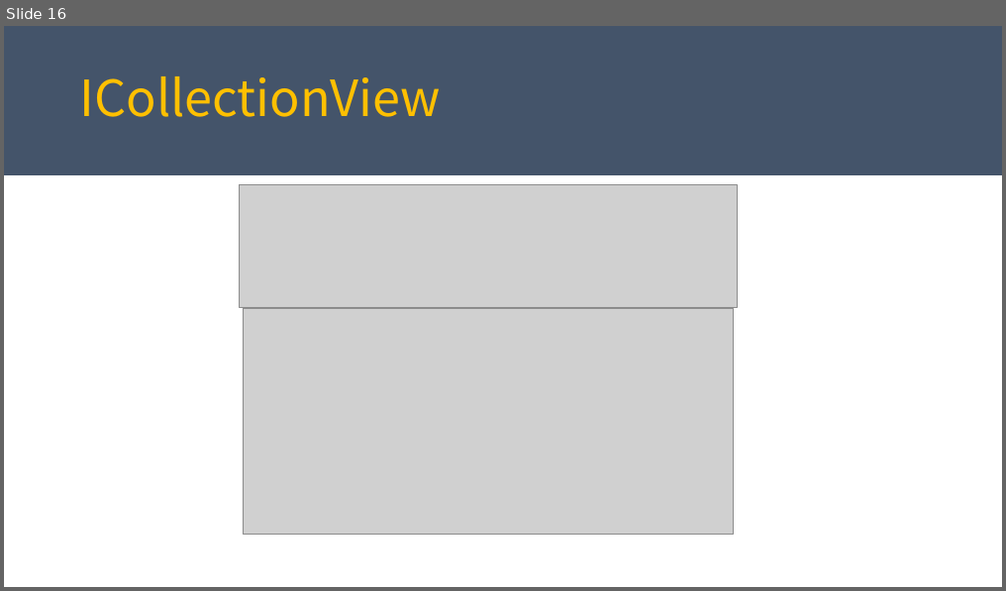
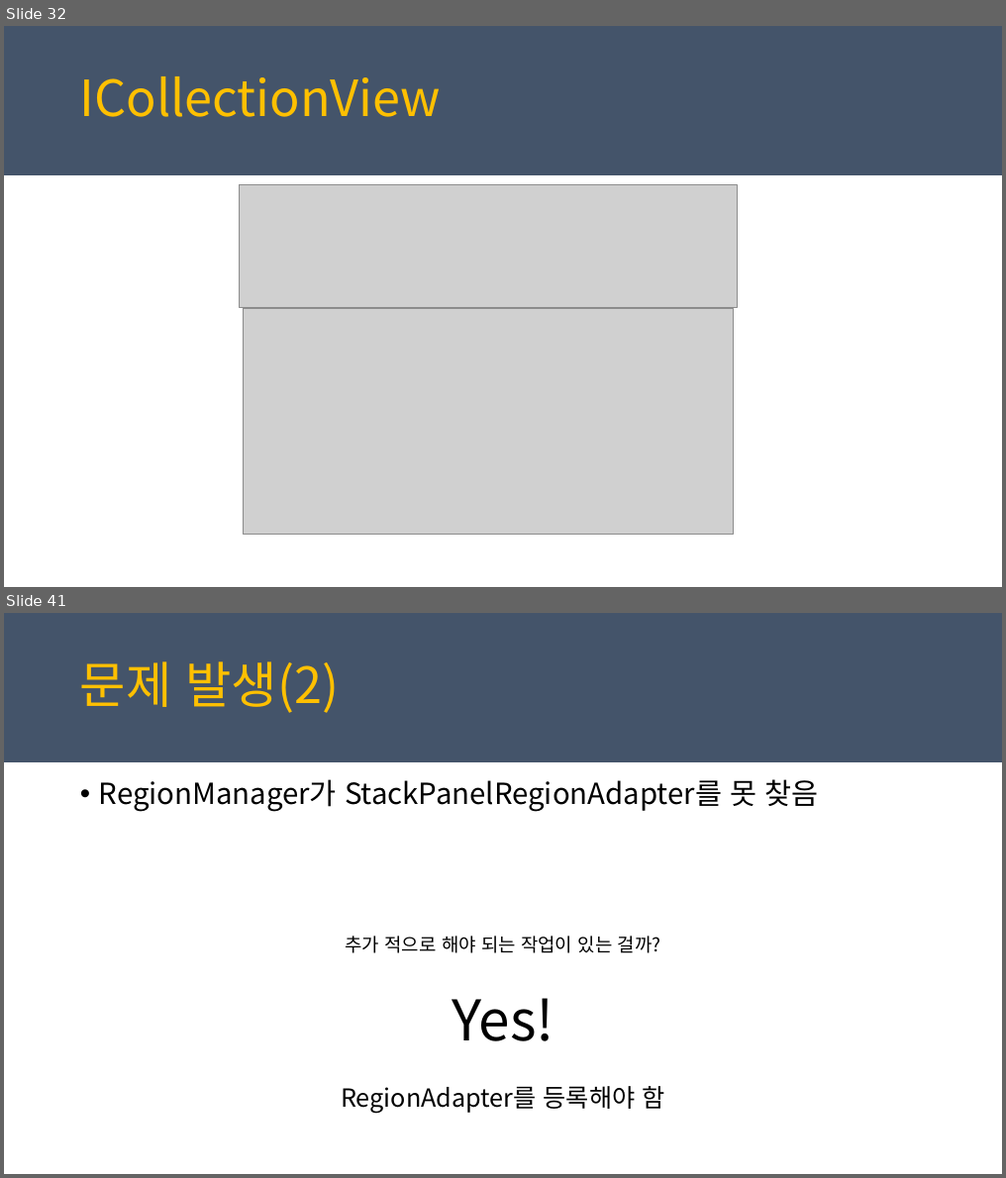
Before and after one commit to juniair/Summary-PPT, a slide deck: PRISM_최종.pptx. Shown one above the other, each under a label of ours: slide 16 before the commit, slides 32 and 41 after it; the slides between them are not shown. The pictures are 1006x591 and 1006x1178 pixels, drawn with LibreOffice and Linux fonts; fonts in the diff are those of the drawing; grey boxes stand for pictures. Boxes give left, top, right and bottom in pixels: in the first picture for what was removed or moved away, otherwise in the second. Text is boxed around its words. In the diff, an @@ line names an element or a change of style, - is before the commit and + after.

```diff
--- a/PRISM_최종.pptx
+++ b/PRISM_최종.pptx
@@ slide 41 added at (4,613,1002,1174), background #FFFFFF; not listed: 1 template element that a slide beside it also shows @@
@@ text added at (80,662,340,713), 48 pt, text #FFC000 @@
+문제 발생(2)
@@ text added at (99,779,819,812), 28 pt, text #000000 @@
+• RegionManager가 StackPanelRegionAdapter를 못 찾음
@@ text added at (341,936,665,1114), 24 pt, text #000000 @@
+추가 적으로 해야 되는 작업이 있는 걸까?
+Yes!
+RegionAdapter를 등록해야 함
@@ what was slide 16 is now slide 32 @@
```
Also in this commit, not shown: 7 slides changed, 27 other slides added, 3 slides removed, 3 other files.
